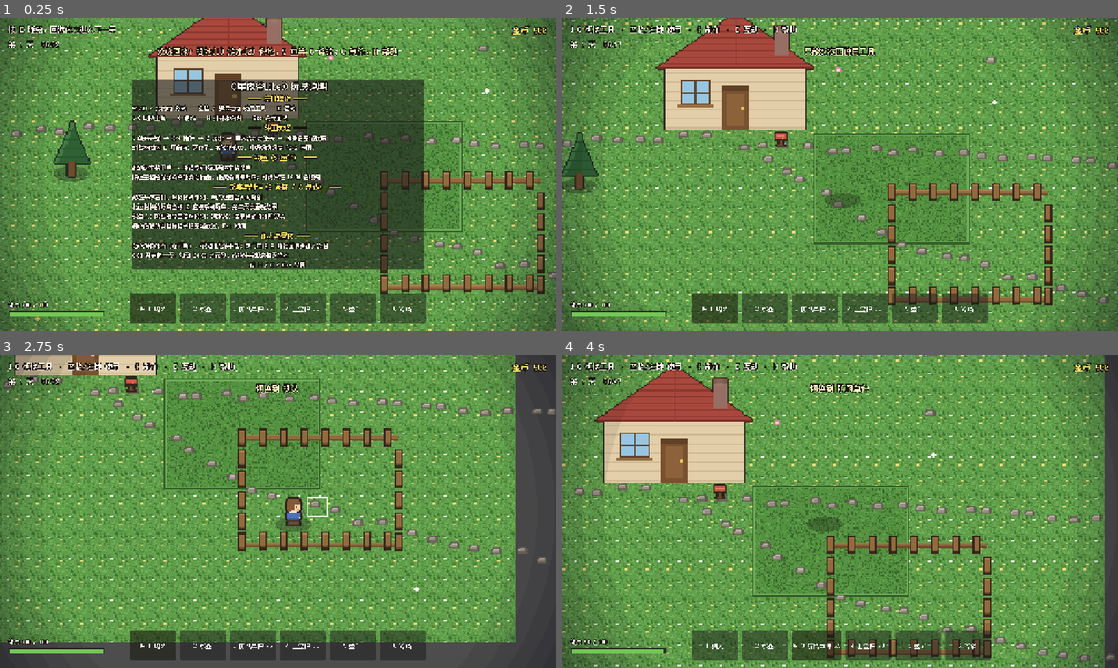
Above: before the commit, frames 1-4 (two rows, left to right).
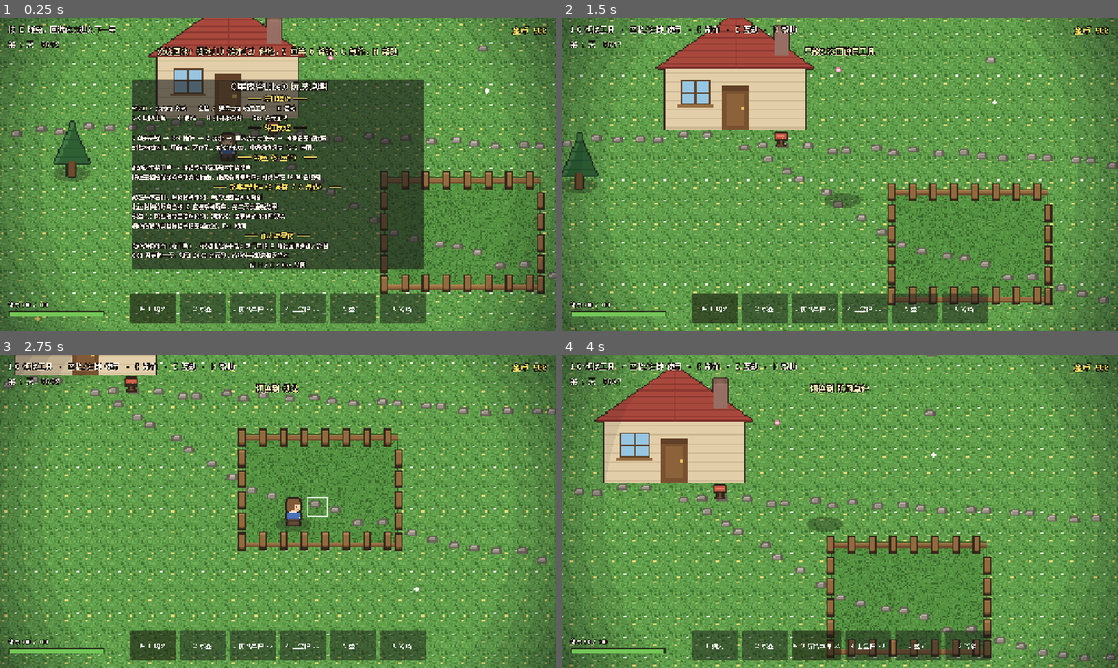
Above: after the commit, the same moments.

Repository: 192aaa/stardew-like
Game: Godot game, scene res://scenes/main.tscn
Two runs of this game, one before a commit and one after it. Both use one fixed random seed, a clock stepped at 60 frames per second and the inputs below.
Inputs (mouse positions are in pixels of both pictures, inside the frame that each line leads up to):
- Up to frame 1 (0.25 s): no input
- Up to frame 2 (1.5 s): move the mouse to (962, 158) at 0.52 s; hold D (move_right) 0.53-1.28 s; hold C (craft) 0.53-1.28 s; click (962, 158) at 0.67 s; move the mouse to (728, 190) at 1.27 s; hold S (move_down) from 1.28 s (still down); tap E (interact) at 1.35 s
- Up to frame 3 (2.75 s): move the mouse to (333, 442) at 2.02 s; release S (move_down) at 2.03 s; hold D (move_right) from 2.03 s (still down); hold 1 (tool_1) from 2.03 s (still down)
- Up to frame 4 (4 s): move the mouse to (812, 574) at 2.77 s; release D (move_right) at 2.78 s; release 1 (tool_1) at 2.78 s; hold W (move_up) 2.78-3.53 s; tap 2 (tool_2) at 2.85 s; click (812, 574) at 2.92 s; move the mouse to (1006, 558) at 3.52 s; hold A (move_left) from 3.53 s (still down); hold 3 (tool_3) from 3.53 s (still down)

The runs differ from the first frame. In frame 1, 13% of the frame differs, in the area x 0-100%, y 0-100%; in frame 2, 18%; in frame 3, 31%; in frame 4, 20%.

Commit message:
修复 Ground/Pond/Patch 居中偏移：草地铺满全图，水面与农田底图对齐区域

Diff:
--- a/scenes/main.tscn
+++ b/scenes/main.tscn
@@ -21,30 +21,30 @@
 
 [node name="Ground" type="Sprite2D" parent="."]
 texture_repeat = 2
-position = Vector2(-1900, -1300)
+position = Vector2(0, 0)
 texture = ExtResource("5")
 region_enabled = true
 region_rect = Rect2(0, 0, 3800, 2600)
 
 [node name="Patch1" type="Sprite2D" parent="."]
-position = Vector2(-420, -320)
+position = Vector2(-300, -235)
 texture = ExtResource("8")
 
 [node name="Patch2" type="Sprite2D" parent="."]
-position = Vector2(250, -260)
+position = Vector2(385, -190)
 texture = ExtResource("9")
 
 [node name="Patch3" type="Sprite2D" parent="."]
-position = Vector2(-520, 260)
+position = Vector2(-410, 320)
 texture = ExtResource("10")
 
 [node name="Patch4" type="Sprite2D" parent="."]
-position = Vector2(180, 240)
+position = Vector2(305, 300)
 texture = ExtResource("11")
 
 [node name="Pond" type="Sprite2D" parent="."]
 texture_repeat = 2
-position = Vector2(560, -60)
+position = Vector2(680, 20)
 texture = ExtResource("7")
 region_enabled = true
 region_rect = Rect2(0, 0, 240, 160)
